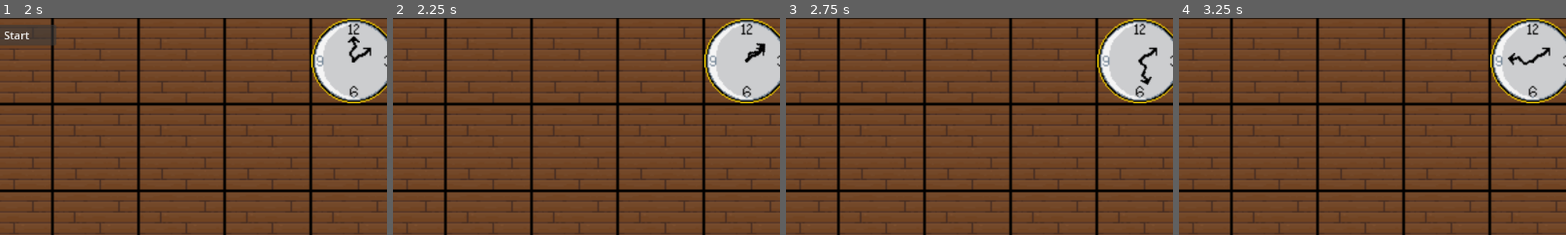
Above: before the commit, frames 1-4 (left to right).
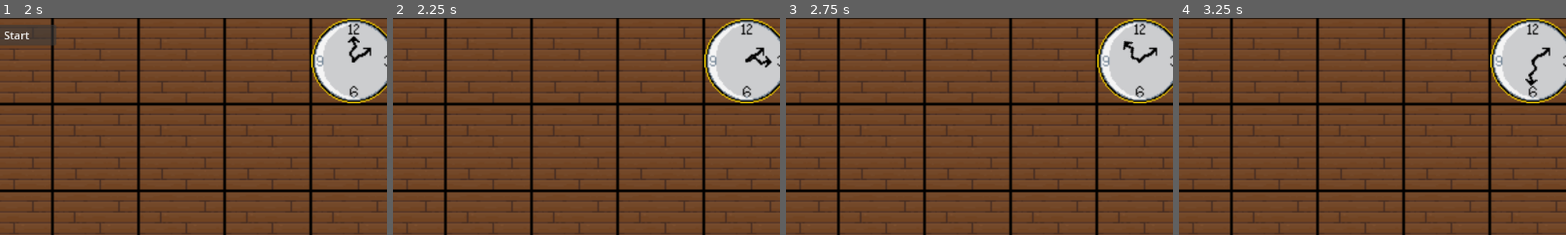
Above: after the commit, the same moments.

Repository: tredden330/Pixel_Wiz
Game: Godot game, scene res://level.tscn
Same seed, same stepped clock (60 frames per second), same inputs: the game is played once before the commit and once after it.
Inputs (mouse positions are % of the whole screen's width and height, from its top left):
- Up to frame 1 (2 s): tap Enter at 0.5 s; move the mouse to (72, 45) at 0.52 s; hold D (right) 0.53-1.25 s; hold E (fireball) 0.53-1.25 s; click "JOIN" at 1.25 s
- Up to frame 2 (2.25 s): click "Start" at 2 s
- Up to frame 3 (2.75 s): no input
- Up to frame 4 (3.25 s): move the mouse to (30, 55) at 2.77 s; hold S (down) from 2.78 s (still down); tap E (fireball) at 2.85 s
The pictures show only the part of the screen within x 4-54%, y 0-50%; the shares and areas given below are measured in that part.

Frame 1 is identical in both runs. In frame 2, 0.3% of the frame differs, in the area x 90-98%, y 11-24%; in frame 3, 0.3%; in frame 4, 0.3%, in the area x 84-93%, y 16-32%.

Commit message:
working projectile multiplayer

Diff:
--- a/wizard_battler/fireball.gd
+++ b/wizard_battler/fireball.gd
@@ -17,12 +17,16 @@
 		pass
 	elif (direction == Vector2(0,-1)):
 		ypos -= 1
+		rotation_degrees = -90
 	elif (direction == Vector2(0,1)):
 		ypos += 1
+		rotation_degrees = 90
 	elif (direction == Vector2(-1,0)):
 		xpos -= 1
+		rotation_degrees = 180
 	elif (direction == Vector2(1,0)):
 		xpos += 1
+
 
 	position.y = (ypos * 128) + 64
 	position.x = (xpos * 128) + 64
--- a/wizard_battler/level.gd
+++ b/wizard_battler/level.gd
@@ -24,3 +24,6 @@
 			$Clock.get_child(1).rotation = 0
 
 			$"Projectile Manager".resolveProjectileMoves()
+
+func stopGame():
+	gameStarted = false
--- a/wizard_battler/network_manager.gd
+++ b/wizard_battler/network_manager.gd
@@ -6,7 +6,7 @@
 var peer = ENetMultiplayerPeer.new()
 
 var time = 0.0
-var up = 4
+var up = 8
 
 #grab player scene
 @export var player_char: PackedScene
@@ -50,8 +50,8 @@
 
 		#resolve actions
 		if len(action_ids) == len(players):
-			print("actions:: ids:", action_ids, " actions: ",actions, " mouses: ",mouses)
-			resolveActions.rpc(action_ids, actions)
+			#print("actions:: ids:", action_ids, " actions: ",actions, " mouses: ",mouses)
+			resolveActions.rpc(action_ids, actions, mouses)
 			action_ids = []
 			actions = []
 			mouses = []
@@ -64,6 +64,12 @@
 
 func peer_disconnected(id):
 	print("Player Disconnected: ", id)
+	players.erase(id)
+	print(players)
+	if len(players) == 0:
+		$"..".quitGame()
+		time = 0.0
+
 
 func connected_to_server():
 	print("connected to server!")
@@ -116,7 +122,7 @@
 		player.setActionRequest()
 
 @rpc("any_peer", "call_local", "reliable", 0)
-func resolveActions(action_ids, actions):
+func resolveActions(action_ids, actions, mouses):
 	for index in len(action_ids):
 		get_node(str("../" + str(action_ids[index])))._doAction(actions[index], mouses[index])
 	$"../Projectile Manager".resolveProjectileMoves()
Not shown, changed: wizard_battler/export_presets.cfg
Not shown, changed: wizard_battler/linux_export/wizard_battler.pck
Not shown, added: wizard_battler/mac_build/wizard_battler.zip
